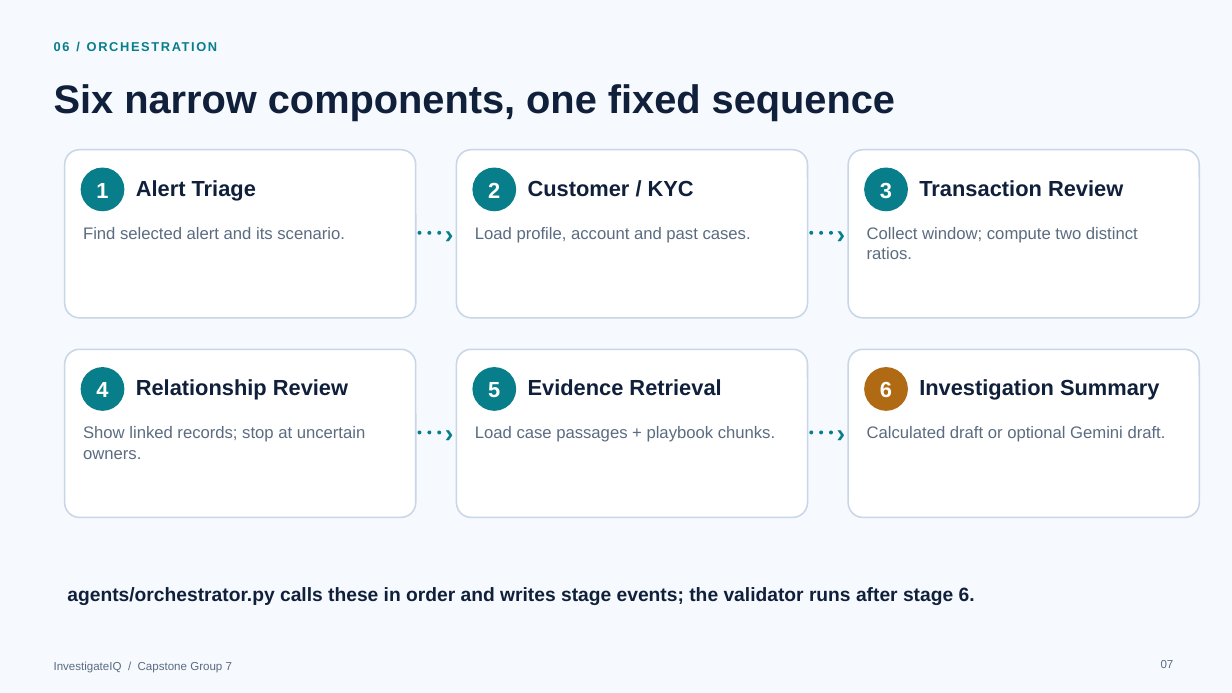
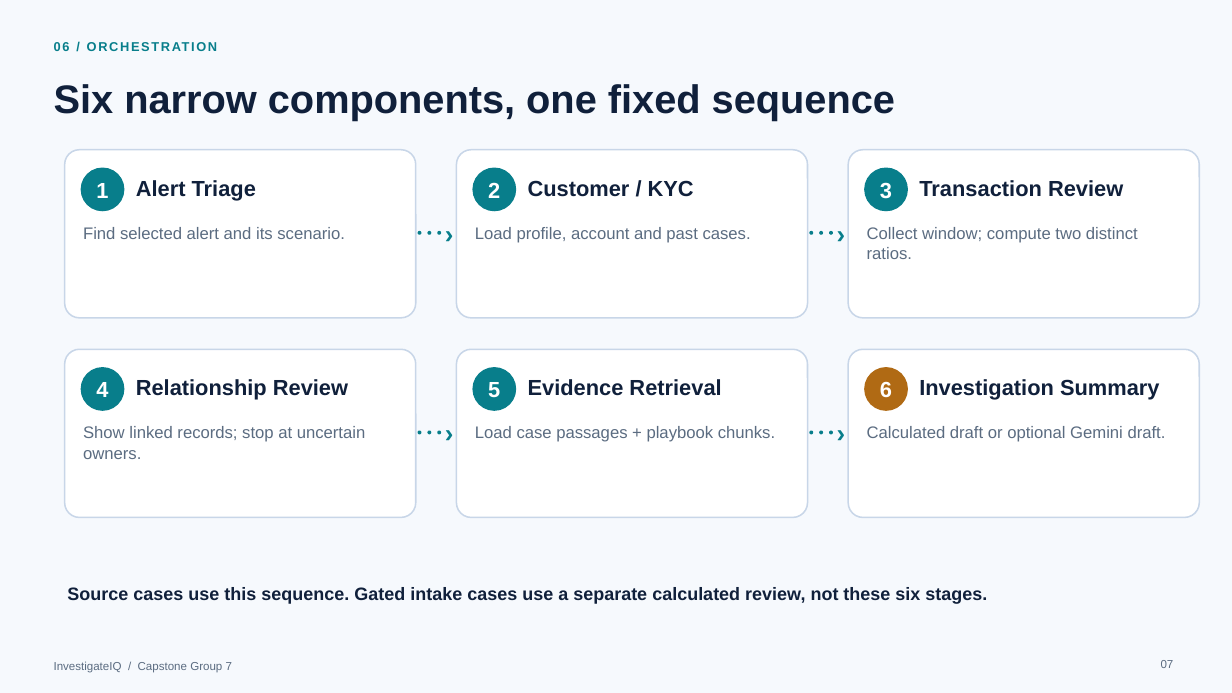
Before and after one commit to swetadminc/CapstoneProject, a slide deck: slide 7 of Product Docs/InvestigateIQ_Technical_Flow.pptx. Drawn at 1232x693 pixels with LibreOffice and Linux fonts; fonts in the diff are those of the drawing. Boxes give left, top, right and bottom in pixels: in the first picture for what was removed or moved away, otherwise in the second. Text is boxed around its words. In the diff, an @@ line names an element or a change of style, - is before the commit and + after.

Commit message:
Add fictional intake evidence and calculated investigation workflow

```diff
--- a/Product Docs/InvestigateIQ_Technical_Flow.pptx
+++ b/Product Docs/InvestigateIQ_Technical_Flow.pptx
@@ text at (x1=67, y1=587, x2=987, y2=604): text changed; size 15 to 14 pt @@
-agents/orchestrator.py calls these in order and writes stage events; the validator runs after stage 6.
+Source cases use this sequence. Gated intake cases use a separate calculated review, not these six stages.
```
Also in this commit, not shown: 9 other slides changed, 23 other files.
